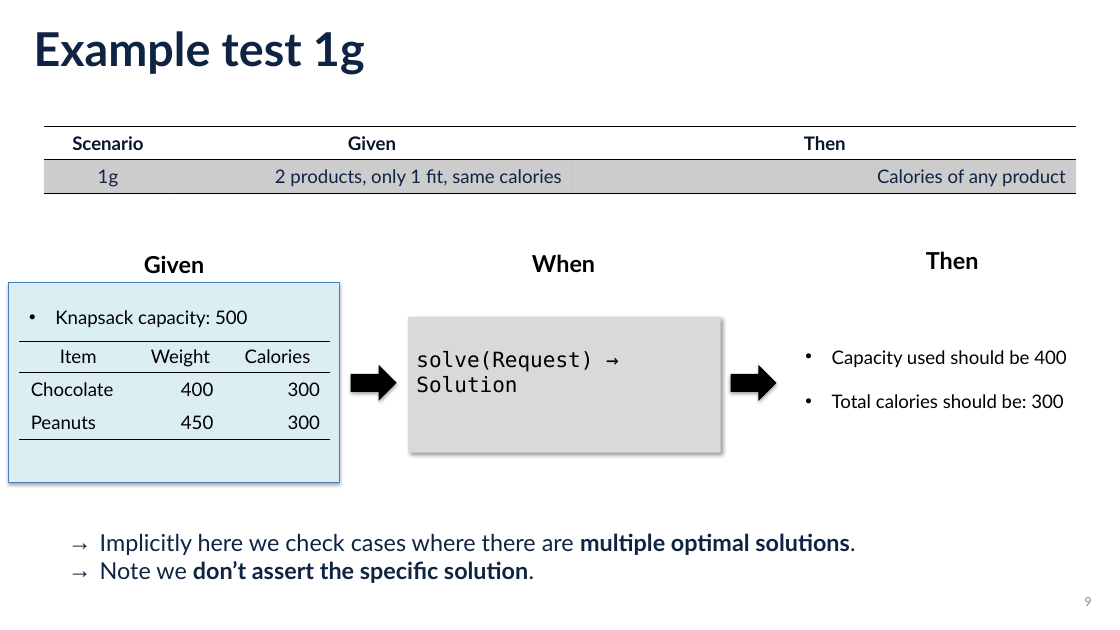
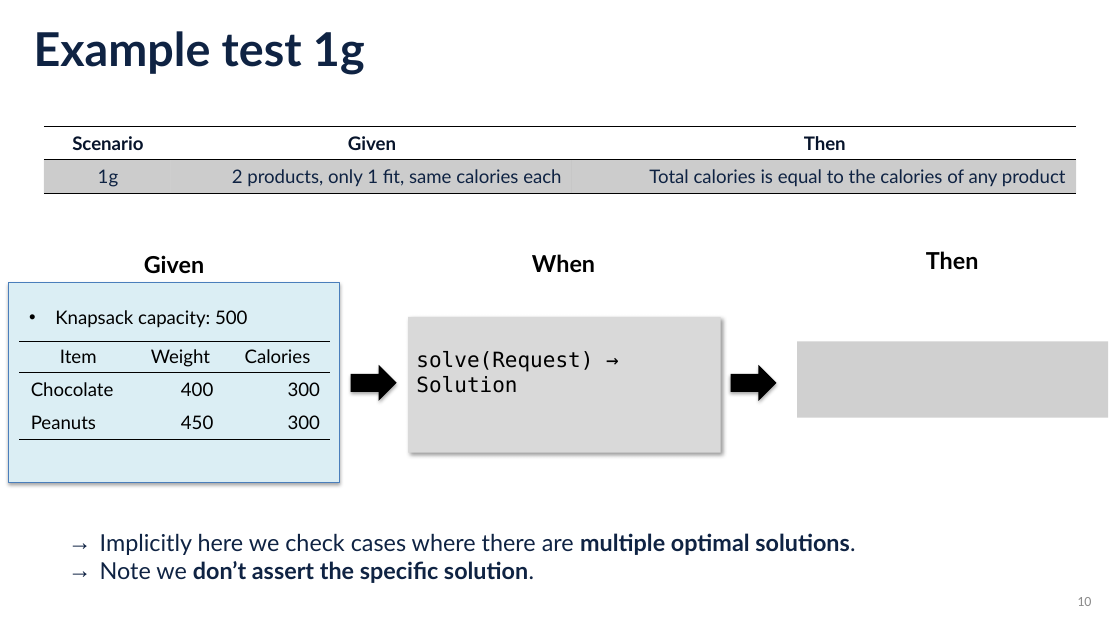
Before and after one commit to sefop/sefop-training-hub, a slide deck: slide 10 of workshops/2026-11-01-informs-annual-meeting/SEFOP Informs Annual Meeting 2026.pptx (slide 9 before the commit). Drawn at 1120x630 pixels with LibreOffice and Linux fonts; fonts in the diff are those of the drawing; grey boxes stand for pictures. Boxes give left, top, right and bottom in pixels: in the first picture for what was removed or moved away, otherwise in the second. Text is boxed around its words. In the diff, an @@ line names an element or a change of style, - is before the commit and + after.

```diff
--- a/workshops/2026-11-01-informs-annual-meeting/SEFOP Informs Annual Meeting 2026.pptx
+++ b/workshops/2026-11-01-informs-annual-meeting/SEFOP Informs Annual Meeting 2026.pptx
@@ table at (44,126,1076,193) @@
-row 2, column 2: 2 products, only 1 fit, same calories
+row 2, column 2: 2 products, only 1 fit, same calories each
-row 2, column 3: Calories of any product
+row 2, column 3: Total calories is equal to the calories of any product
@@ picture added at (797,341,1108,418) @@
@@ text removed at (832,350,1066,408) @@
-• Capacity used should be 400
-• Total calories should be: 300
@@ page number at (1077,597,1091,606): text changed @@
-9
+10
```
Also in this commit, not shown: 2 other slides changed, 2 slides added.
